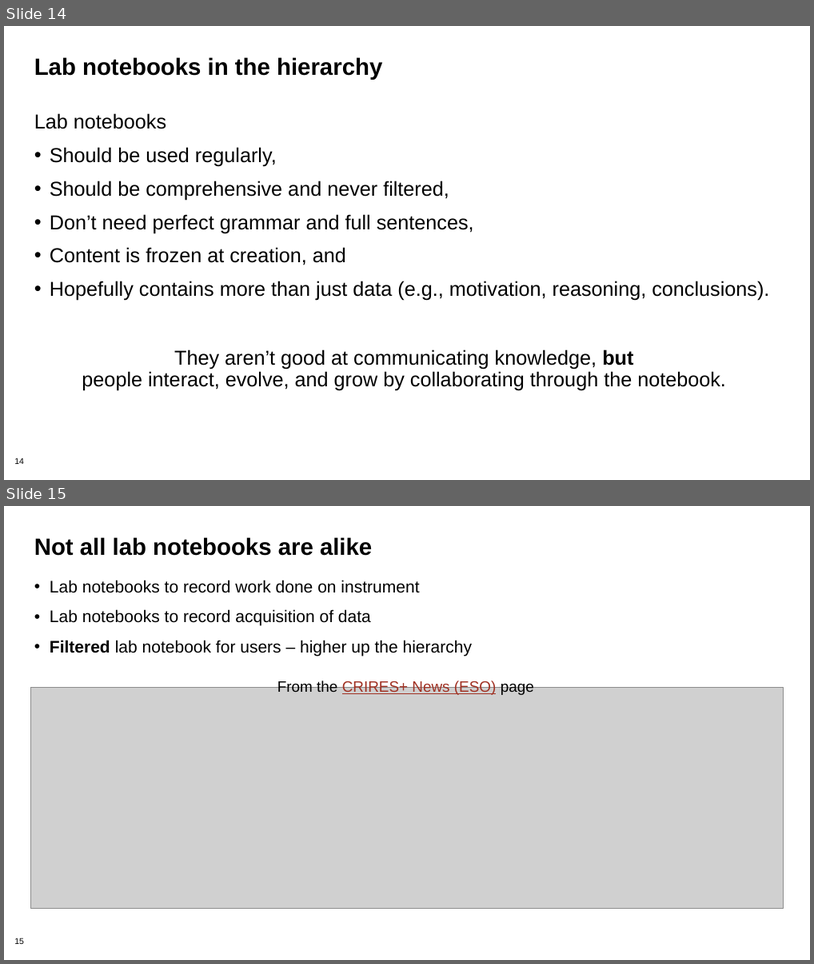
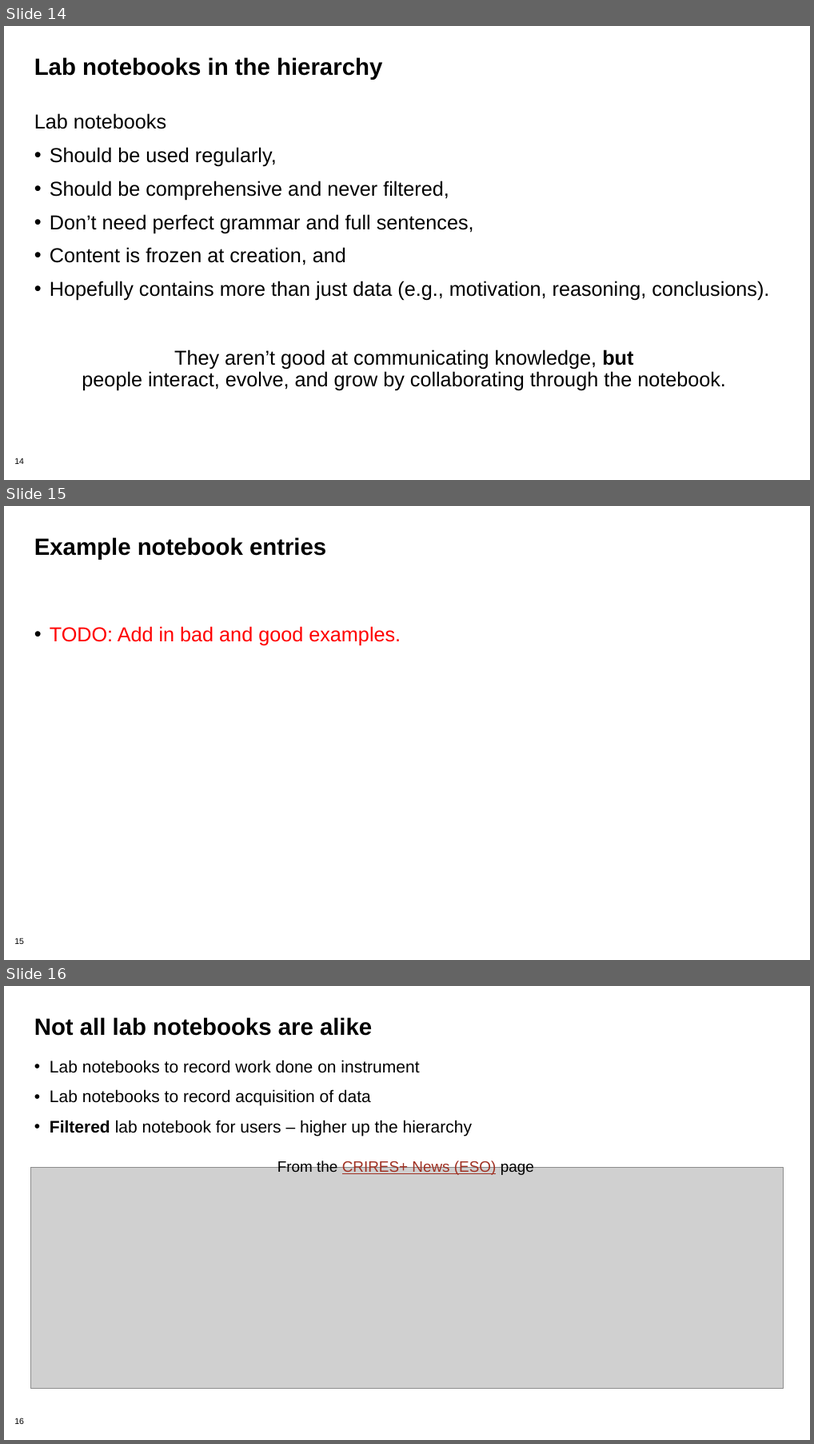
Before and after one commit to bssw-tutorial/presentations, a slide deck: lab-notebooks.pptx. Shown one above the other, each under a label of ours: slides 14 and 15 before the commit, slides 14, 15 and 16 after it. The pictures are 814x964 and 814x1444 pixels, drawn with LibreOffice and Linux fonts; fonts in the diff are those of the drawing; grey boxes stand for pictures; background and template pictures are left out. Boxes give left, top, right and bottom in pixels: in the first picture for what was removed or moved away, otherwise in the second. Text is boxed around its words. In the diff, an @@ line names an element or a change of style, - is before the commit and + after.

```diff
--- a/lab-notebooks.pptx
+++ b/lab-notebooks.pptx
@@ slide 15 added at [4, 506, 810, 960], background #FFFFFF; not listed: 1 template element that a slide beside it also shows @@
@@ title added at [34, 537, 326, 560], 28 pt, text #000000, bold @@
+Example notebook entries
@@ text added at [50, 626, 401, 645], 24 pt, text #FF0000 @@
+• TODO: Add in bad and good examples.
@@ what was slide 15 is now slide 16 @@
```
Also in this commit, not shown: 3 slides changed.
